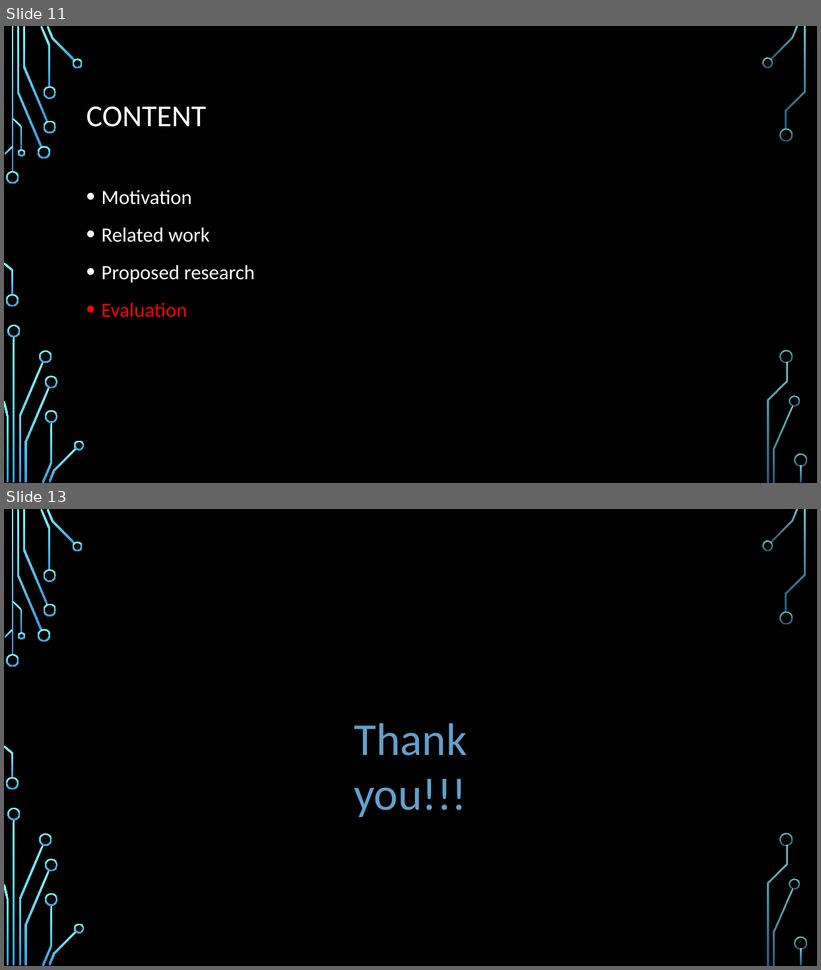
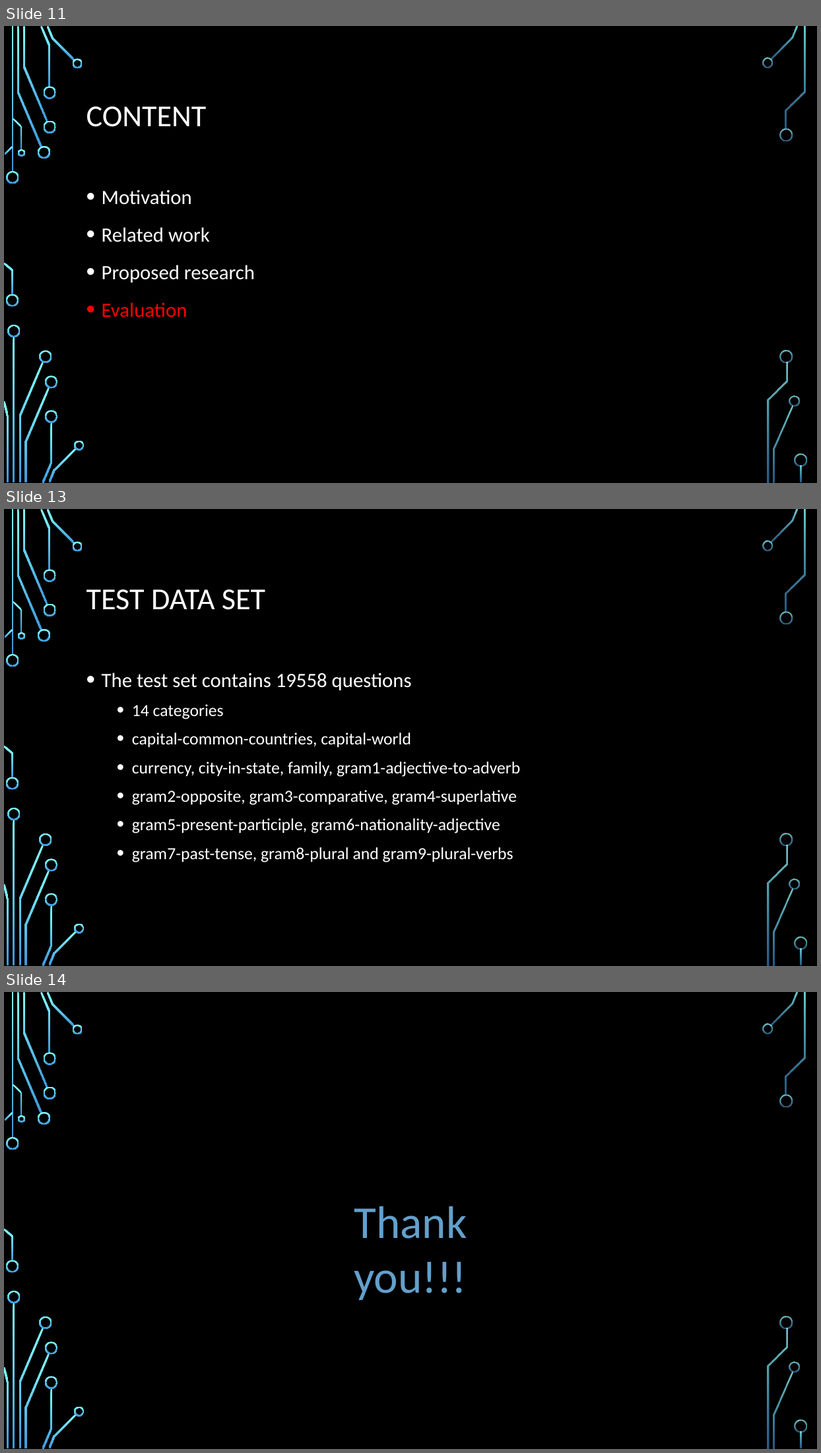
Before and after one commit to danielfu811/course_project_Parallel_Word_Embedding, a slide deck: proposal_presentation.pptx. Shown one above the other, each under a label of ours: slides 11 and 13 before the commit, slides 11, 13 and 14 after it; the slides between them are not shown. The pictures are 821x970 and 821x1453 pixels, drawn with LibreOffice and Linux fonts; fonts in the diff are those of the drawing; background and template pictures are left out. Boxes give left, top, right and bottom in pixels: in the first picture for what was removed or moved away, otherwise in the second. Text is boxed around its words. In the diff, an @@ line names an element or a change of style, - is before the commit and + after.

```diff
--- a/proposal_presentation.pptx
+++ b/proposal_presentation.pptx
@@ slide 13 added at [4,509,817,966], background picture (left out); not listed: 36 template elements that a slide beside it also shows @@
@@ title added at [86,590,265,610], 36 pt, text #FFFFFF @@
+TEST DATA SET
@@ text added at [102,673,520,863], 20 pt, text #FFFFFF @@
+• The test set contains 19558 questions
+  • 14 categories
+  • capital-common-countries, capital-world
+  • currency, city-in-state, family, gram1-adjective-to-adverb
+  • gram2-opposite, gram3-comparative, gram4-superlative
+  • gram5-present-participle, gram6-nationality-adjective
+  • gram7-past-tense, gram8-plural and gram9-plural-verbs
@@ what was slide 13 is now slide 14 @@
```
Also in this commit, not shown: 2 slides changed, 1 other file.
